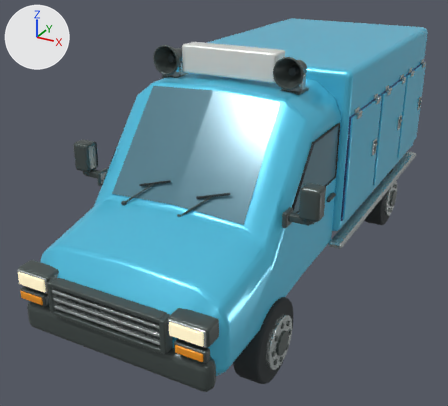
Renders of the Blender file source_blender/IceCreamVan.blend from each side of a commit.
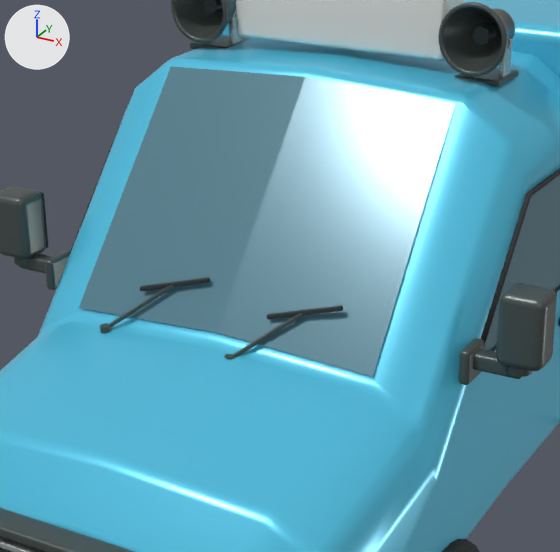
Each version appears first whole from a 50 mm camera at (2.88, -6.31, 3.84) aimed at (-0.36, -0.42, 0.9), and next in a close-up on the part from 17% to 73% of the width and 14% to 75% of the height. The axes (+X, +Y, +Z) are drawn at upper left. The lights are the same throughout. The last two pictures show the newer version.

Objects in the first close-up: 'Cab door window.001', 'Cab window gasket.001', 'Door mirror housing', 'Door mirror housing.001', 'Flared roof loudspeaker', 'Flared roof loudspeaker.001', 'Freezer body', 'Grille horizontal frame.001', 'Pressed steel bonnet and cab', 'Roof lightbox', 'Swept windscreen', 'Swept windscreen.001' and 23 more.
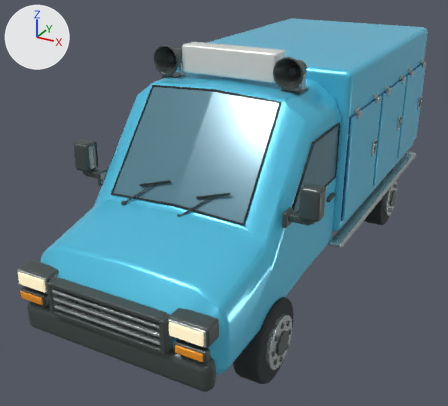
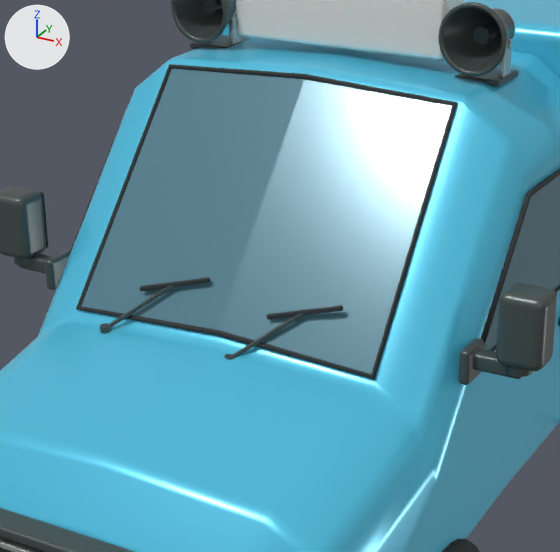
The change, as a list of edits to the scene's bpy script:
```text
Change me_swept_windscreen:
    used by ob_swept_windscreen; parent = ob_sjöstadsglass; location = (0.0, 0.0, 0.0)
    remove me_swept_windscreen.from_pydata(...)  # 4 vertices, 1 face; spans x -0.708..0.0, y -2.017..-1.286, z 1.534..2.464
    add me_swept_windscreen.from_pydata(...)  # 4 vertices, 1 face; spans x 0.0..0.708, y -2.017..-1.286, z 1.534..2.464
    me_swept_windscreen part 1
    me_swept_windscreen.vertices[1].co: (-0.708, -2.017, 1.534) -> (0.708, -2.017, 1.534)  # pixel (78, 307) -> not seen
    me_swept_windscreen.vertices[2].co: (-0.688, -1.286, 2.431) -> (0.688, -1.286, 2.431)  # pixel (170, 66) -> not seen
Change me_swept_windscreen_001:
    used by ob_swept_windscreen_001; parent = ob_sjöstadsglass; location = (0.0, 0.0, 0.0)
    remove me_swept_windscreen_001.from_pydata(...)  # 4 vertices, 1 face; spans x 0.0..0.708, y -2.017..-1.286, z 1.534..2.464
    add me_swept_windscreen_001.from_pydata(...)  # 4 vertices, 1 face; spans x -0.708..0.0, y -2.017..-1.286, z 1.534..2.464
    me_swept_windscreen_001 part 2
    me_swept_windscreen_001.vertices[0].co: (0.0, -2.017, 1.568) -> (0.0, -1.286, 2.464)  # pixel (217, 332) -> not seen
    me_swept_windscreen_001.vertices[1].co: (0.708, -2.017, 1.534) -> (-0.688, -1.286, 2.431)  # pixel (373, 376) -> not seen
    me_swept_windscreen_001.vertices[2].co: (0.688, -1.286, 2.431) -> (-0.708, -2.017, 1.534)  # pixel (454, 104) -> not seen
    me_swept_windscreen_001.vertices[3].co: (0.0, -1.286, 2.464) -> (0.0, -2.017, 1.568)  # pixel (305, 76) -> not seen
Add cu_windscreen_gasket:
    cu_windscreen_gasket = bpy.data.curves.new('Windscreen gasket', 'CURVE')
    cu_windscreen_gasket.dimensions = '3D'
    _sp = cu_windscreen_gasket.splines.new('POLY'); _sp.points.add(5)
    _sp.points.foreach_set('co', [0.0, -2.017, 1.568, 1.0, 0.708, -2.017, 1.534, 1.0, 0.688, -1.286, 2.431, 1.0, 0.0, -1.286, 2.464, 1.0, -0.688, -1.286, 2.431, 1.0, -0.708, -2.017, 1.534, 1.0])
    _sp.use_cyclic_u = True
    cu_windscreen_gasket.materials.append(mat_tire_rubber)  # dark grey #2c3234
    cu_windscreen_gasket.bevel_resolution = 3
    cu_windscreen_gasket.bevel_depth = 0.012
    cu_windscreen_gasket.fill_mode = 'FULL'
Add ob_windscreen_gasket:
    ob_windscreen_gasket = bpy.data.objects.new('Windscreen gasket', cu_windscreen_gasket)
    ob_windscreen_gasket.parent = ob_sjöstadsglass
    ob_windscreen_gasket.location = (0.0, 0.0, 0.0)
```

What differs and where, as boxes [x1, y1, x2, y2] in the close-ups (560 x 552 px; the box of a moved part takes in the faces that stretch with it):
'Windscreen gasket', added
    after: [76, 64, 457, 379]
part 1 of me_swept_windscreen, moved or reshaped
    before: [79, 66, 305, 333]
    after: [219, 79, 452, 374]
part 2 of me_swept_windscreen_001, moved or reshaped
    before: [218, 77, 455, 377]
    after: [81, 68, 304, 330]
